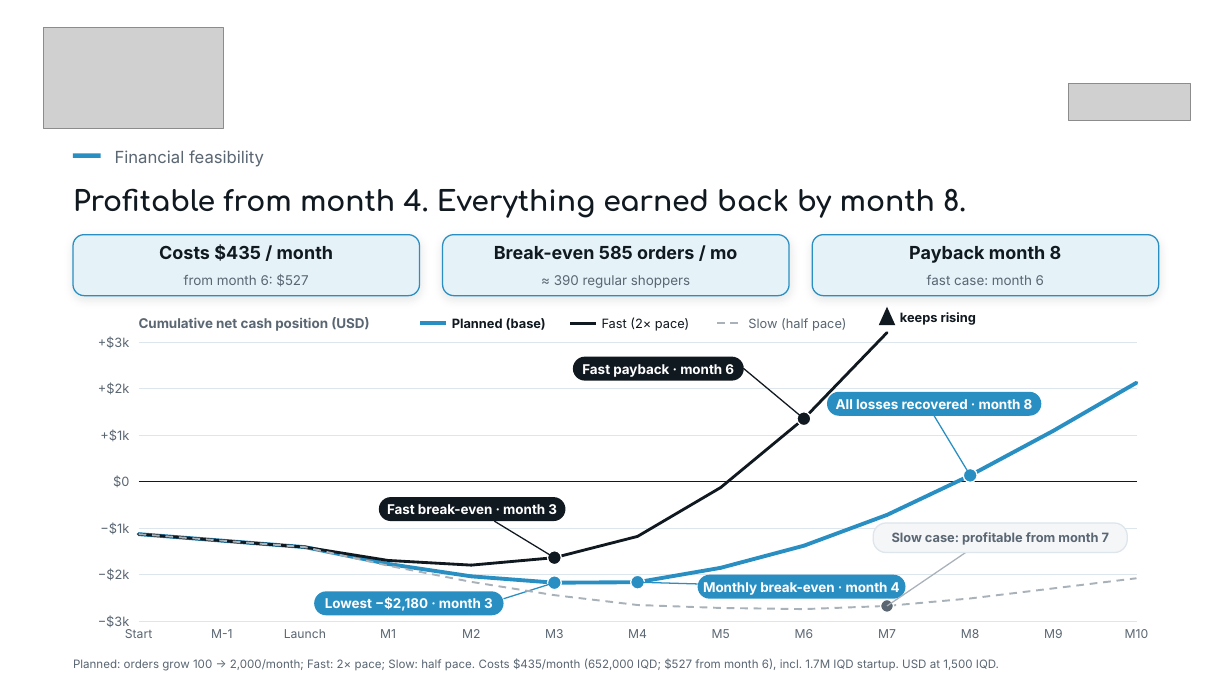
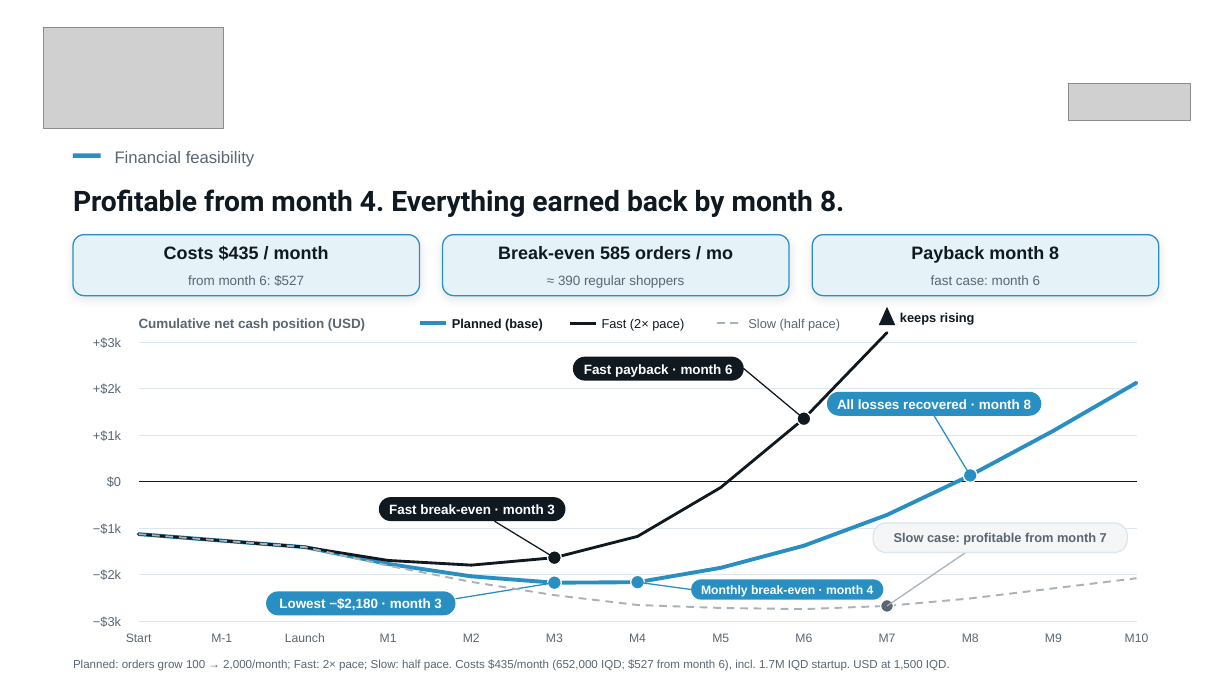
Before and after one commit to shakerbr/cheapify, a slide deck: slide 11 of presentation/Cheapify-GIZ-Pitch.pptx. Drawn at 1232x693 pixels with LibreOffice and Linux fonts; fonts in the diff are those of the drawing; grey boxes stand for pictures. Boxes give left, top, right and bottom in pixels: in the first picture for what was removed or moved away, otherwise in the second. Text is boxed around its words. In the diff, an @@ line names an element or a change of style, - is before the commit and + after.

```diff
--- a/presentation/Cheapify-GIZ-Pitch.pptx
+++ b/presentation/Cheapify-GIZ-Pitch.pptx
@@ text "Profitable from month 4. Everything ..." at [73,189,844,217]: font Comfortaa to Roboto @@
@@ text "+$1k": place and size @@
-text "+$1k" at [100,429,129,441]
+text "+$1k" at [93,430,121,441]
@@ text "−$1k": place and size @@
-text "−$1k" at [100,522,129,534]
+text "−$1k" at [93,523,121,534]
@@ font Inter to Arial in 38 elements at [115,151,254,167], [73,659,950,671], [164,245,329,261], [188,275,304,286], [498,246,733,259], [558,275,684,288], [911,245,1059,263], [931,275,1040,285], [139,318,365,331], [452,318,543,331], [602,318,684,331], [748,318,840,331], [837,398,1031,412], [389,504,554,514], [584,363,732,377], [900,312,975,324], [894,532,1107,545], [126,633,152,642], [211,633,232,642], [285,633,325,642], [380,633,397,642], [463,633,480,642], [546,633,563,642], [629,633,646,642], [712,633,729,642], [795,633,812,642], [879,633,896,642], [962,633,979,642], [1045,633,1062,642], [1125,633,1149,642], [93,337,121,348], [93,383,121,394], [93,430,121,441], [107,476,121,487], [93,523,121,534], [93,569,121,580], [93,616,121,627], [279,598,441,610] @@
@@ text "Lowest −$2,180 · month 3": place and size @@
-text "Lowest −$2,180 · month 3" at [325,597,493,611]
+text "Lowest −$2,180 · month 3" at [279,598,441,610]
@@ rounded rectangle: place and size @@
-rounded rectangle at [314,592,504,616]
+rounded rectangle at [266,592,456,616]
@@ line moved from (555, 583) - (504, 599) to (555, 583) - (456, 599) @@
@@ line moved from (638, 582) - (698, 584) to (638, 582) - (691, 590) @@
@@ text "Monthly break-even · month 4" at [701,585,874,597]: size 10.5 to 9.5 pt, font Inter to Arial @@
@@ rounded rectangle: place and size @@
-rounded rectangle at [698,575,906,599]
+rounded rectangle at [691,579,884,600]
```
Also in this commit, not shown: 21 other slides changed.
